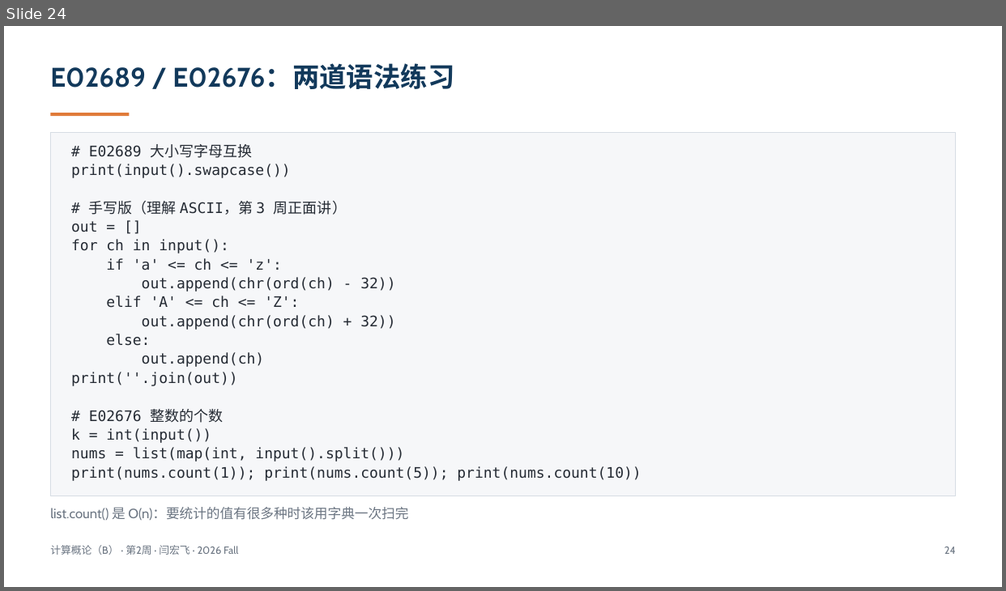
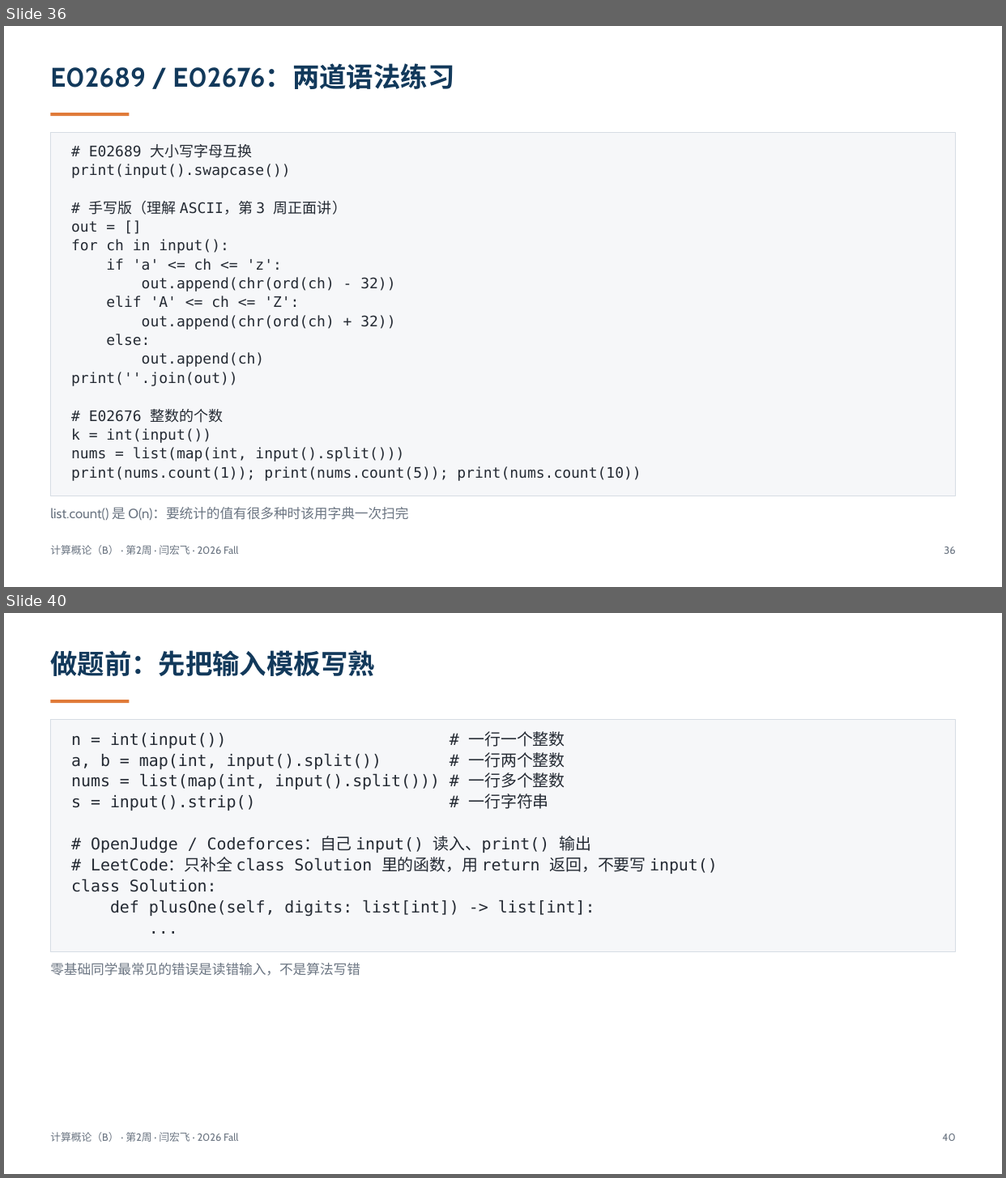
Before and after one commit to GMyhf/2026fall-cs201, a slide deck: courseware/202609_ADS_W02_VM_Shell_DevEnv.pptx. Shown one above the other, each under a label of ours: slide 24 before the commit, slides 36 and 40 after it; the slides between them are not shown. The pictures are 1006x591 and 1006x1178 pixels, drawn with LibreOffice and Linux fonts; fonts in the diff are those of the drawing. Boxes give left, top, right and bottom in pixels: in the first picture for what was removed or moved away, otherwise in the second. Text is boxed around its words. In the diff, an @@ line names an element or a change of style, - is before the commit and + after.

```diff
--- a/courseware/202609_ADS_W02_VM_Shell_DevEnv.pptx
+++ b/courseware/202609_ADS_W02_VM_Shell_DevEnv.pptx
@@ slide 40 added at box(4, 613, 1002, 1174), background #FFFFFF @@
@@ text added at box(50, 650, 375, 676), 26 pt, text #12395B, bold @@
+做题前：先把输入模板写熟
@@ rectangle added at box(50, 700, 129, 703), fill #E07B39 @@
@@ rectangle added at box(50, 719, 956, 952), fill #F6F7F9, outline #D6DCE4 0.75 pt @@
@@ text added at box(71, 731, 718, 917), 15.5 pt, text #242A33 @@
+n = int(input()) # 一行一个整数
+a, b = map(int, input().split()) # 一行两个整数
+nums = list(map(int, input().split())) # 一行多个整数
+s = input().strip() # 一行字符串
+# OpenJudge / Codeforces：自己 input() 读入、print() 输出
+# LeetCode：只补全 class Solution 里的函数，用 return 返回，不要写 input()
+class Solution:
+def plusOne(self, digits: list[int]) -> list[int]:
+...
@@ text added at box(50, 963, 360, 976), 13 pt, text #6B7582 @@
+零基础同学最常见的错误是读错输入，不是算法写错
@@ text added at box(50, 1132, 238, 1142), 10 pt, text #6B7582 @@
+计算概论（B） · 第2周 · 闫宏飞 · 2026 Fall
@@ text added at box(942, 1134, 955, 1141), 10 pt, text #6B7582 @@
+40
@@ what was slide 24 is now slide 36 @@
@@ slide 36 changed as well @@
@@ text at box(944, 547, 955, 554): text changed @@
-24
+36
```
Also in this commit, not shown: 20 other slides changed, 17 other slides added, 1 slide removed.
